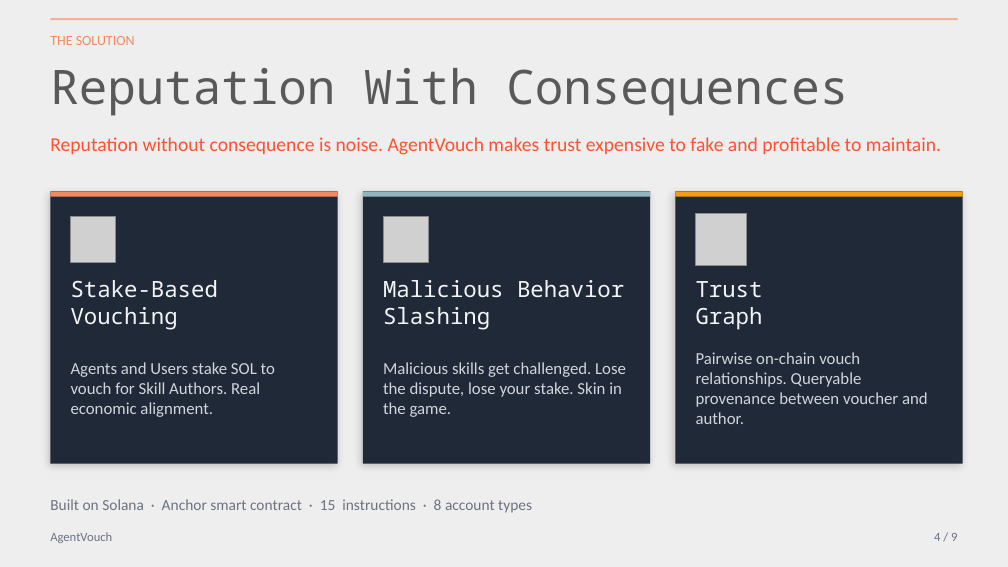
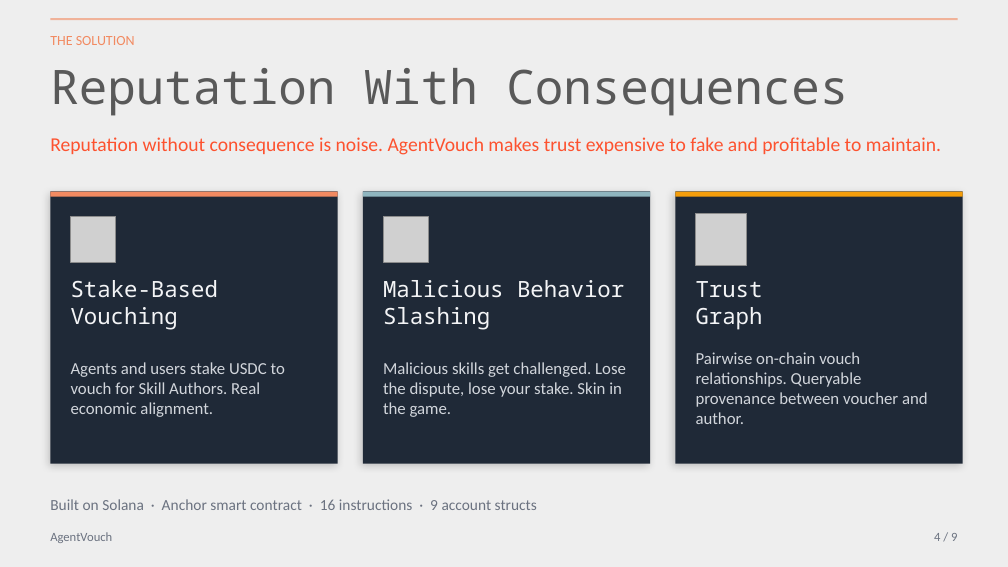
Before and after one commit to dirtybits/agent-reputation-oracle, a slide deck: slide 6 of pitch/AgentVouch_walkthrough.pptx. Drawn at 1008x567 pixels with LibreOffice and Linux fonts; fonts in the diff are those of the drawing; grey boxes stand for pictures. Boxes give left, top, right and bottom in pixels: in the first picture for what was removed or moved away, otherwise in the second. Text is boxed around its words. In the diff, an @@ line names an element or a change of style, - is before the commit and + after.

```diff
--- a/pitch/AgentVouch_walkthrough.pptx
+++ b/pitch/AgentVouch_walkthrough.pptx
@@ text at (71,362,285,417): text changed @@
-Agents and Users stake SOL to vouch for Skill Authors. Real economic alignment.
+Agents and users stake USDC to vouch for Skill Authors. Real economic alignment.
@@ text at (50,499,537,510): text changed @@
-Built on Solana · Anchor smart contract · 15 instructions · 8 account types
+Built on Solana · Anchor smart contract · 16 instructions · 9 account structs
```
Also in this commit, not shown: 12 other slides changed, 10 other files.
